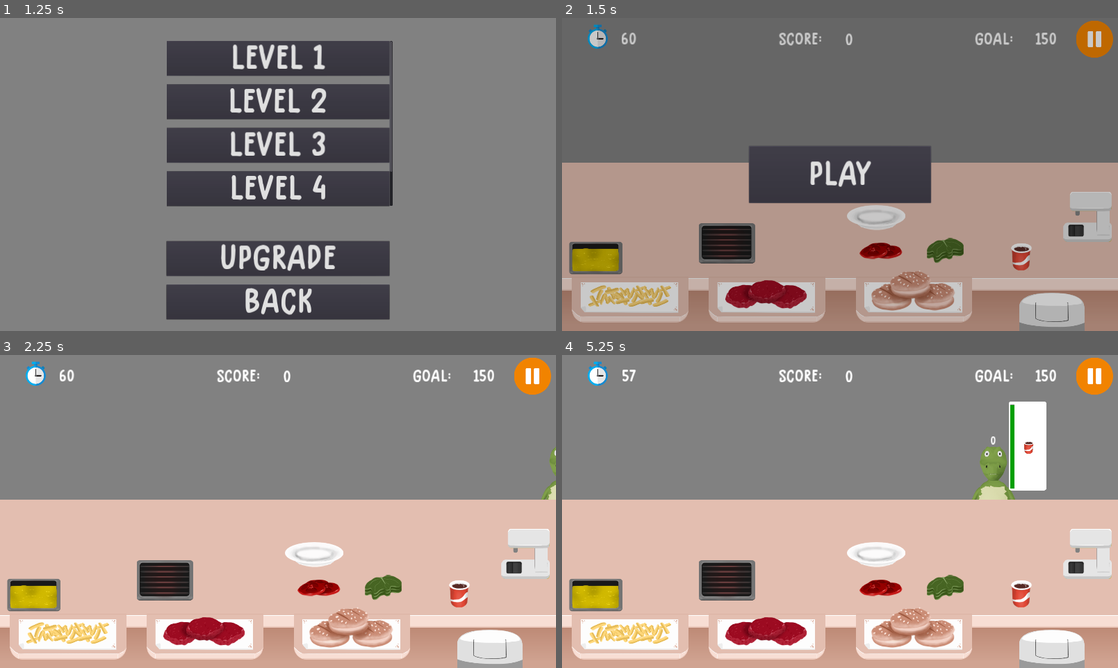
Above: before the commit, frames 1-4 (two rows, left to right).
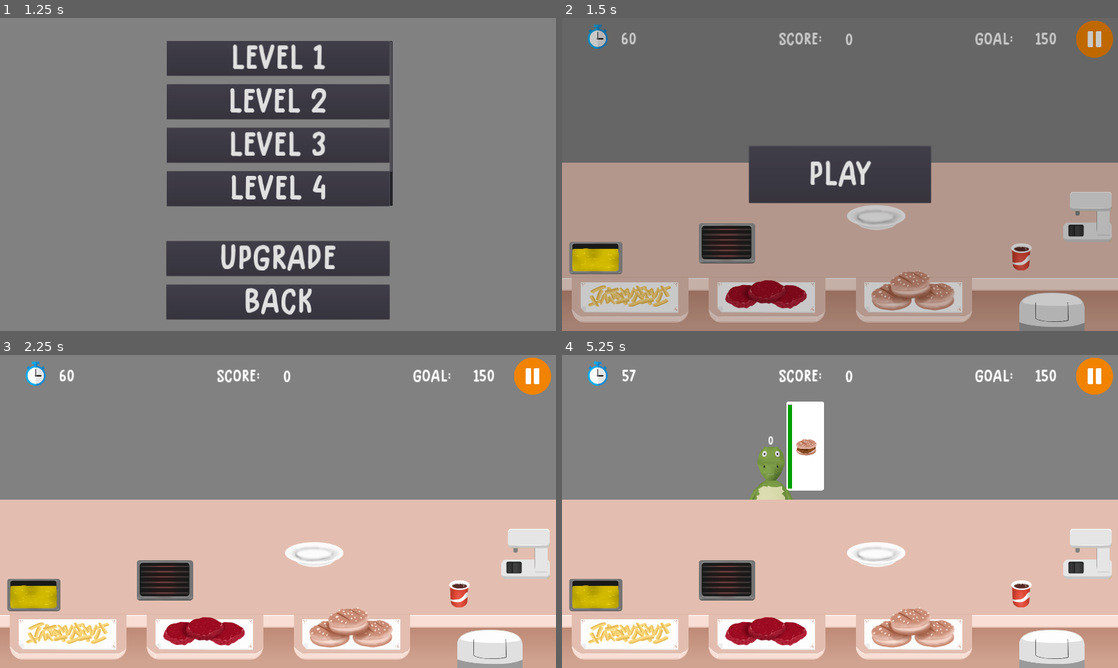
Above: after the commit, the same moments.

Repository: samuelpedrajas/MyVeganRestaurant
Game: Godot game, scene res://Scenes/Game.tscn
Two runs of this game, one before a commit and one after it. Both use one fixed random seed, a clock stepped at 60 frames per second and the inputs below.
Inputs:
- Up to frame 1 (1.25 s): click "Fast Food" at 0.5 s
- Up to frame 2 (1.5 s): click "Level 1" at 1.25 s
- Up to frame 3 (2.25 s): click "PLAY" at 2 s
- Up to frame 4 (5.25 s): click "Level 1" at 2.75 s; click "Level 2" at 3.5 s; click "Level 3" at 4.25 s; click "Level 4" at 5 s

Frame 1 is identical in both runs. In frame 2, 1.4% of the frame differs, in the area x 1-73%, y 65-82%; in frame 3, 0.9%; in frame 4, 6.1%, in the area x 33-88%, y 14-79%.

Commit message:
progress and fixes

Diff:
--- a/Scenes/FastFood/FastFood.tscn
+++ b/Scenes/FastFood/FastFood.tscn
@@ -124,11 +124,15 @@
 
 [node name="Grill1" parent="Main" instance=ExtResource( 14 )]
 position = Vector2( 569.541, 276.551 )
+z_index = 1
+z_as_relative = false
 kitchen = NodePath("../../../FastFood")
 
 [node name="Grill2" parent="Main" instance=ExtResource( 14 )]
 visible = false
 position = Vector2( 816.755, 275.438 )
+z_index = 1
+z_as_relative = false
 kitchen = NodePath("../../../FastFood")
 
 [node name="Grill3" parent="Main" instance=ExtResource( 14 )]
@@ -162,11 +166,15 @@
 
 [node name="Fryer1" parent="Main" instance=ExtResource( 6 )]
 position = Vector2( 116.526, 328 )
+z_index = 2
+z_as_relative = false
 platform = NodePath("../Platform1")
 
 [node name="Fryer2" parent="Main" instance=ExtResource( 6 )]
 visible = false
 position = Vector2( 116.526, 199 )
+z_index = 1
+z_as_relative = false
 platform = NodePath("../Platform2")
 
 [node name="Fryer3" parent="Main" instance=ExtResource( 6 )]
@@ -176,12 +184,16 @@
 
 [node name="Platform1" parent="Main" instance=ExtResource( 18 )]
 position = Vector2( 314.92, 326.429 )
+z_index = 2
+z_as_relative = false
 kitchen = NodePath("../../../FastFood")
 placeholder_position = Vector2( 0, 25 )
 
 [node name="Platform2" parent="Main" instance=ExtResource( 18 )]
 visible = false
 position = Vector2( 314.92, 198.429 )
+z_index = 1
+z_as_relative = false
 kitchen = NodePath("../../../FastFood")
 placeholder_position = Vector2( 0, 25 )
 
--- a/Scenes/Game.tscn
+++ b/Scenes/Game.tscn
@@ -5,7 +5,7 @@
 [ext_resource path="res://Scenes/KitchenUpgrades.tscn" type="PackedScene" id=3]
 [ext_resource path="res://Scripts/Game.gd" type="Script" id=4]
 [ext_resource path="res://Scripts/Status.gd" type="Script" id=5]
-[ext_resource path="res://Scripts/Upgrades.gd" type="Script" id=6]
+[ext_resource path="res://Scenes/KitchenConfigurations.tscn" type="PackedScene" id=6]
 
 [node name="Game" type="Control"]
 anchor_right = 1.0
@@ -18,8 +18,7 @@
 [node name="Status" type="Node" parent="."]
 script = ExtResource( 5 )
 
-[node name="Upgrades" type="Node" parent="."]
-script = ExtResource( 6 )
+[node name="KitchenConfigurations" parent="." instance=ExtResource( 6 )]
 
 [node name="KitchenSelection" parent="." instance=ExtResource( 1 )]
 
--- /dev/null
+++ b/Scenes/KitchenConfigurations.tscn
@@ -0,0 +1,76 @@
+[gd_scene load_steps=3 format=2]
+
+[ext_resource path="res://Scripts/KitchenConfigurations.gd" type="Script" id=1]
+
+[sub_resource type="GDScript" id=1]
+script/source = "extends Node
+
+
+var kitchen_config = {
+	\"Deliverables\": {
+		\"CompleteBurger\": {
+			\"Prices\": [100, 150, 200],
+			\"DiscardPrices\": [40, 60, 80],
+			\"RelatedDeliverables\": {
+				\"TomatoBurger\": {
+					\"Prices\": [70, 110, 150],
+					\"DiscardPrices\": [30, 50, 70]
+				},
+				\"LettuceBurger\": {
+					\"Prices\": [70, 110, 150],
+					\"DiscardPrices\": [30, 50, 70]
+				},
+				\"SimpleBurger\": {
+					\"Prices\": [50, 70, 100],
+					\"DiscardPrices\": []
+				}
+			},
+			\"RelatedSources\": {
+				\"TomatoSource\": { \"DiscardPrices\": [] },
+				\"LettuceSource\": { \"DiscardPrices\": [] },
+				\"BurgerSource\": { \"DiscardPrices\": [20, 30, 40] },
+				\"BreadSource\": { \"DiscardPrices\": [] }
+			}
+		},
+		\"Cola\": {
+			\"Prices\": [20, 40, 70], \"DiscardPrices\": [],
+			\"RelatedDeliverables\": {}, \"RelatedSources\": {}
+		},
+		\"Fries\": {
+			\"Prices\": [30, 50, 80], \"DiscardPrices\": [],
+			\"RelatedDeliverables\": {},
+			\"RelatedSources\": {
+				\"FriesSource\": { \"DiscardPrices\": [] },
+			}
+		}
+	},
+	\"Instruments\": {
+		\"Grill\": [
+			{ \"CookingTime\": 7, \"Slots\": 1 },
+			{ \"CookingTime\": 5, \"Slots\": 2 },
+			{ \"CookingTime\": 3, \"Slots\": 4 }
+		],
+		\"Fryer\": [
+			{ \"CookingTime\": 7, \"Slots\": 1 },
+			{ \"CookingTime\": 5, \"Slots\": 2 },
+			{ \"CookingTime\": 3, \"Slots\": 3 }
+		],
+		\"ColaPump\": [
+			{ \"CookingTime\": 7, \"Platforms\": 1, \"Slots\": 1 },
+			{ \"CookingTime\": 5, \"Platforms\": 2, \"Slots\": 1 },
+			{ \"CookingTime\": 3, \"Platforms\": 3, \"Slots\": 1 }
+		],
+		\"Plate\": [
+			{ \"Slots\": 1 },
+			{ \"Slots\": 2 },
+			{ \"Slots\": 4 },
+		]
+	}
+}
+"
+
+[node name="KitchenConfigurations" type="Node"]
+script = ExtResource( 1 )
+
+[node name="FastFood" type="Node" parent="."]
+script = SubResource( 1 )
--- a/Scripts/ClientArea.gd
+++ b/Scripts/ClientArea.gd
@@ -23,27 +23,6 @@
 var calculated_goal = null
 var average_time_for_client = null
 
-var prices = {
-	"Fries": 20,
-	"SimpleBurger": 30,
-	"TomatoBurger": 40,
-	"LettuceBurger": 40,
-	"CompleteBurger": 50,
-	"Cola": 10
-}
-var discard_prices = {
-	"TomatoBurger": 20,
-	"LettuceBurger": 20,
-	"CompleteBurger": 25,
-	"BurgerIngredient": 10
-}
-
-var category_order = {
-	"Complement": 0,
-	"Main": 1,
-	"Drink": 2
-}
-
 
 func start():
 	for _i in range(max_n_clients):
@@ -53,14 +32,6 @@
 	print("SECONDS: %s" % [current_time])
 
 
-func get_price(delivery_ref):
-	return prices[delivery_ref]
-
-
-func get_discard_price(delivery_ref):
-	return discard_prices[delivery_ref]
-
-
 func _get_random_delivery_from_category(cat):
 	var probabilities = level_config.delivery_probability[cat]
 	return Utils.weighted_random(
@@ -85,7 +56,7 @@
 		var cat = menu.get_delivery_category(delivery_ref)
 		orders_aux.append({
 			"delivery": delivery_ref,
-			"order": category_order[cat]
+			"order": menu.get_order(cat)
 		})
 	orders_aux = Utils.sort_by_attribute(orders_aux, "order", "asc")
 
@@ -110,12 +81,12 @@
 				continue
 			var cat = _get_random_category()
 			var selected_delivery_ref = _get_random_delivery_from_category(cat)
-			var profit = prices[selected_delivery_ref]
+			var profit = menu.get_base_price(selected_delivery_ref)
 
 			if guaranteed_coins + profit > calculated_goal:
 				var diff = (guaranteed_coins + profit) - calculated_goal
 				var sorted_delivery_refs = Utils.dict_to_sorted_tuple_list(
-					prices, "asc"
+					menu.get_base_prices(), "asc"
 				)
 				for t in sorted_delivery_refs:
 					var delivery_ref = t[0]
@@ -124,7 +95,7 @@
 						continue
 					if delivery_probability[cat][delivery_ref] == 0:
 						continue
-					var new_profit = prices[delivery_ref]
+					var new_profit = menu.get_base_price(delivery_ref)
 					if new_profit > diff:
 						profit = new_profit
 						selected_delivery_ref = delivery_ref
@@ -268,10 +239,11 @@
 		var references = []
 		var total = 0.0
 		for _order in _orders:
-			total += prices[_order.reference]
+			var profit = menu.get_base_price(_order.reference)
+			total += profit
 			references.append(
 				"%s = %s" % [
-					_order.reference, str(prices[_order.reference])
+					_order.reference, str(profit)
 				]
 			)
 		print("Total: %s, References: %s" % [str(total), str(references)])
--- a/Scripts/Delivery.gd
+++ b/Scripts/Delivery.gd
@@ -53,6 +53,6 @@
 	client.remove_delivery(client_delivery)
 	queue_free()
 
-func set_upgrade(machine_level, machine_upgrades):
-	self.upgrade = machine_level
+func set_config(level):
+	self.upgrade = level
 	print("Delivery upgraded")
--- a/Scripts/DrinkProvider.gd
+++ b/Scripts/DrinkProvider.gd
@@ -11,9 +11,9 @@
 	return $Placeholder.get_global_position()
 
 
-func set_upgrade(machine_level, machine_upgrades):
+func set_config(machine_level, machine_upgrades):
 	self.upgrade = machine_level
-	var n_platforms = machine_upgrades[machine_level]["Platforms"]
+	var n_platforms = machine_upgrades["Platforms"]
 	for i in range(platforms.size()):
 		platforms[i] = get_node(platforms[i])
 		if n_platforms <= i:
--- a/Scripts/Fryer.gd
+++ b/Scripts/Fryer.gd
@@ -32,7 +32,7 @@
 	$Timer.stop()
 
 
-func set_upgrade(machine_level, machine_upgrades):
+func set_config(machine_level, machine_upgrades):
 	self.upgrade = machine_level
 	print("Fryer upgraded")
 
--- a/Scripts/Game.gd
+++ b/Scripts/Game.gd
@@ -5,8 +5,8 @@
 	"FastFood": "res://Scenes/FastFood/FastFood.tscn"
 }
 
-onready var kitchen_upgrades_status = $Status
-onready var kitchen_upgrades = $Upgrades
+onready var status = $Status
+onready var kitchen_configurations = $KitchenConfigurations
 var kitchen = null
 
 
@@ -27,8 +27,8 @@
 	var kitchen_name = kitchen.get_name()
 	$KitchenUpgrades.open_screen(
 		kitchen,
-		kitchen_upgrades.get_kitchen_upgrades(kitchen_name),
-		kitchen_upgrades_status.get_kitchen_upgrade_status(kitchen_name)
+		kitchen_configurations.get_kitchen_configuration(kitchen_name),
+		status.get_kitchen_status(kitchen_name)
 	)
 
 
@@ -42,8 +42,8 @@
 	kitchen.call_deferred(
 		"open_screen",
 		level,
-		kitchen_upgrades.get_kitchen_upgrades(kitchen_name),
-		kitchen_upgrades_status.get_kitchen_upgrade_status(kitchen_name)
+		kitchen_configurations.get_kitchen_configuration(kitchen_name),
+		status.get_kitchen_status(kitchen_name)
 	)
 
 
--- a/Scripts/Grill.gd
+++ b/Scripts/Grill.gd
@@ -52,7 +52,7 @@
 	return $Placeholder.get_global_position()
 
 
-func set_upgrade(machine_level, machine_upgrades):
+func set_config(machine_level, machine_upgrades):
 	self.upgrade = machine_level
 	print("Grill upgraded")
 
--- a/Scripts/Ingredient.gd
+++ b/Scripts/Ingredient.gd
@@ -21,6 +21,6 @@
 	return get_child(self.level).destination
 
 
-func set_upgrade(machine_level, machine_upgrades):
+func set_config(machine_level):
 	self.upgrade = machine_level
 	print("Ingredient upgraded")
--- a/Scripts/IngredientSource.gd
+++ b/Scripts/IngredientSource.gd
@@ -39,6 +39,6 @@
 		_send_to_group()
 
 
-func set_upgrade(machine_level, machine_upgrades):
+func set_config(machine_level):
 	self.upgrade = machine_level
 	print("IngredientSource upgraded")
--- a/Scripts/Kitchen.gd
+++ b/Scripts/Kitchen.gd
@@ -10,13 +10,13 @@
 onready var menu = $Menu
 
 
-func open_screen(level_config, upgrades, status):
-	for group_name in level_config.unavailable_nodes:
-		var nodes = get_tree().get_nodes_in_group(group_name)
-		for node in nodes:
-			node.hide()
-	_configure_upgrades(upgrades, status)
+func open_screen(level_config, kitchen_config, kitchen_status):
+	_configure_instruments(kitchen_config, kitchen_status)
+	_hide_unused_nodes(level_config)
+
+	menu.configure_deliverables(kitchen_config, kitchen_status)
 	client_area.prepare_game(level_config)
+
 	self.time = level_config.max_time
 	get_tree().set_pause(true)
 	get_tree().get_root().connect("size_changed", self, "_on_size_changed")
@@ -27,38 +27,28 @@
 	show()
 
 
-func _upgrade_group(group_name, status, upgrades_dict=null):
-	var upgrades = null
-	var n_slots = 99
-	if upgrades_dict != null:
-		upgrades = upgrades_dict[group_name]
-		if "Slots" in upgrades[status]:
-			n_slots = upgrades[status]["Slots"]
-
-	var nodes = get_tree().get_nodes_in_group(group_name)
-	for i in range(nodes.size()):
-		if i == n_slots:
-			break
-		var node = nodes[i]
-		if group_name != "Plate":
-			node.set_upgrade(status, upgrades)
-		node.show()
-
-
-func _configure_upgrades(upgrades, status):
-	# Upgrade machines and ingredient providers
-	var group_names = ["Machines", "IngredientSources"]
-	for group_name in group_names:
-		var upgrades_dict = null
-		if group_name in upgrades:
-			upgrades_dict = upgrades[group_name]
-		var status_dict = status[group_name]
-		for item_name in status_dict.keys():
-			var _status = status_dict[item_name]
-			_upgrade_group(item_name, _status, upgrades_dict)
-
-	# Unlock plates
-	_upgrade_group("Plate", status["Plate"], upgrades)
+func _hide_unused_nodes(level_config):
+	for group_name in level_config.unavailable_nodes:
+		var nodes = get_tree().get_nodes_in_group(group_name)
+		for node in nodes:
+			node.hide()
+
+
+func _configure_instruments(kitchen_config, kitchen_status):
+	var instruments = kitchen_config["Instruments"]
+	var status = kitchen_status["Instruments"]
+	for instrument_name in instruments.keys():
+		var instrument_level = status[instrument_name]
+		var instrument_info = instruments[instrument_name][instrument_level]
+		var n_slots = instrument_info["Slots"]
+		var nodes = get_tree().get_nodes_in_group(instrument_name)
+		for i in range(nodes.size()):
+			if i == n_slots:
+				break
+			var node = nodes[i]
+			if instrument_info.size() > 1:
+				node.set_config(instrument_level, instrument_info)
+			node.show()
 
 
 func _custom_client_sort(c1, c2):
@@ -133,7 +123,7 @@
 			for _delivery in client.get_deliveries():
 				for delivery in escenario.duplicate():
 					if delivery.reference == _delivery.reference:
-						reward_deliveries[plate] += client_area.get_price(delivery.reference)
+						reward_deliveries[plate] += menu.get_price(delivery.reference)
 						escenario.erase(delivery)
 						break
 		var winners = []
@@ -180,7 +170,7 @@
 	client.receive_delivery(delivery)
 	$Main.add_child(delivery)
 	delivery.deliver(origin.get_throw_position())
-	add_score(client_area.get_price(delivery.reference))
+	add_score(menu.get_price(delivery.reference))
 
 
 func throw_to_bin(item, origin):
@@ -188,8 +178,8 @@
 		print("This item is not throwable")
 		return
 
-	print("%s points losed" % client_area.get_discard_price(item.reference))
-	substract_score(client_area.get_discard_price(item.reference))
+	print("%s points losed" % [menu.get_discard_price(item.reference)])
+	substract_score(menu.get_discard_price(item.reference))
 	origin.drop_item()
 	$Main.add_child(item)
 	$Main/Bin.throw_item(item, origin)
--- /dev/null
+++ b/Scripts/KitchenConfigurations.gd
@@ -0,0 +1,7 @@
+extends Node
+
+
+func get_kitchen_configuration(kitchen_name):
+	for kitchen_config_node in get_children():
+		if kitchen_name == kitchen_config_node.get_name():
+			return kitchen_config_node.kitchen_config
--- a/Scripts/Menu.gd
+++ b/Scripts/Menu.gd
@@ -1,11 +1,80 @@
 extends Node2D
 
+var _delivery_category = {}
+var _delivery_name_to_delivery = {}
+var _prices = {}
+var _discard_prices = {}
+var _delivery_upgrade = {}
 
-func get_new_delivery_name(delivery, ingredient):
-	var new_delivery = _get_new_delivery(delivery, ingredient)
-	if new_delivery == null:
-		return null
-	return new_delivery.reference
+
+func _ready():
+	for category in get_children():
+		for _delivery in category.get_children():
+			var delivery_name = _delivery.get_name()
+			var category_name = category.get_name()
+			_delivery_category[delivery_name] = category_name
+			_delivery_name_to_delivery[delivery_name] = _delivery
+
+
+func get_base_prices():
+	var base_prices = {}
+	for delivery_name in _prices.keys():
+		base_prices[delivery_name] = _prices[delivery_name][0]
+	return base_prices
+
+
+func get_price(delivery_ref):
+	return _prices[delivery_ref][_delivery_upgrade[delivery_ref]]
+
+
+func get_base_price(delivery_ref):
+	return _prices[delivery_ref][0]
+
+
+func get_discard_price(delivery_ref):
+	return _discard_prices[delivery_ref][_delivery_upgrade[delivery_ref]]
+
+
+func get_order(category_name):
+	return get_node(category_name).get_position_in_parent()
+
+
+func configure_deliverables(kitchen_config, kitchen_status):
+	var deliverables = kitchen_config["Deliverables"]
+	var status = kitchen_status["Deliverables"]
+	for deliverable_name  in deliverables.keys():
+		var deliverable_level = status[deliverable_name]
+		var deliverable_info = deliverables[deliverable_name]
+
+		# config main
+		var delivery = _delivery_name_to_delivery[deliverable_name]
+		delivery.set_config(deliverable_level)
+		_delivery_upgrade[deliverable_name] = deliverable_level
+		_prices[deliverable_name] = deliverable_info["Prices"]
+		_discard_prices[deliverable_name] = deliverable_info["DiscardPrices"]
+
+		# config related
+		var related_deliverables = deliverable_info["RelatedDeliverables"]
+		for _deliverable_name in related_deliverables.keys():
+			var related_info = related_deliverables[_deliverable_name]
+			delivery = _delivery_name_to_delivery[_deliverable_name]
+			delivery.set_config(deliverable_level)
+			_delivery_upgrade[_deliverable_name] = deliverable_level
+			_prices[_deliverable_name] = related_info["Prices"]
+			_discard_prices[_deliverable_name] = related_info["DiscardPrices"]
+
+		# config ingredient sources
+		var related_sources = deliverable_info["RelatedSources"]
+		for _source_name in related_sources.keys():
+			var sources = get_tree().get_nodes_in_group(_source_name)
+			var source_config = related_sources[_source_name]
+			for source in sources:
+				source.set_config(deliverable_level)
+				source.ingredient.set_config(deliverable_level)
+
+				var ingredient_name = source.ingredient.reference
+				_delivery_upgrade[ingredient_name] = deliverable_level
+				_discard_prices[ingredient_name] = source_config["DiscardPrices"]
 
 
 func get_new_delivery(delivery, ingredient):
@@ -16,19 +85,11 @@
 
 
 func get_delivery(reference):
-	for category in get_children():
-		for _delivery in category.get_children():
-			if _delivery.reference == reference:
-				return _delivery
-	return null
+	return _delivery_name_to_delivery[reference]
 
 
 func get_delivery_category(reference):
-	for category in get_children():
-		for _delivery in category.get_children():
-			if _delivery.reference == reference:
-				return category.get_name()
-	return null
+	return _delivery_category[reference]
 
 
 func _get_new_delivery(delivery, ingredient):
@@ -37,8 +98,7 @@
 		ingredients += delivery.ingredients
 	ingredients.append(ingredient.get_level_reference())
 
-	for category in get_children():
-		for _delivery in category.get_children():
-			if Utils.arrays_have_same_content(ingredients, _delivery.ingredients):
-				return _delivery
+	for _delivery in _delivery_name_to_delivery.values():
+		if Utils.arrays_have_same_content(ingredients, _delivery.ingredients):
+			return _delivery
 	return null
--- a/Scripts/Status.gd
+++ b/Scripts/Status.gd
@@ -1,33 +1,23 @@
 extends Node
 
 
-var kitchen_upgrades = {
+var coins = 0
+var kitchen_status = {
 	"FastFood": {
-		"Machines": {
+		"Deliverables": {
+			"Cola": 0,
+			"CompleteBurger": 0,
+			"Fries": 0
+		},
+		"Instruments": {
 			"Grill": 0,
 			"Fryer": 0,
-			"ColaPump": 0
-		},
-		"Deliveries": {
-			"BurgerBread": 0,
-			"Cola": 0,
-			"CompleteBurger": 0,
-			"Fries": 0,
-			"LettuceBurger": 0,
-			"TomatoBurger": 0,
-			"SimpleBurger": 0
-		},
-		"IngredientSources": {
-			"BreadSource": 0,
-			"FriesSource": 0,
-			"BurgerSource": 0,
-			"LettuceSource": 0,
-			"TomatoSource": 0
-		},
-		"Plate": 0
+			"ColaPump": 0,
+			"Plate": 0
+		}
 	}
 }
 
 
-func get_kitchen_upgrade_status(kitchen_name):
-	return kitchen_upgrades[kitchen_name]
+func get_kitchen_status(kitchen_name):
+	return kitchen_status[kitchen_name]
--- a/Scripts/Upgrades.gd
+++ /dev/null
@@ -1,67 +0,0 @@
-extends Node
-
-
-var coins = 0
-var kitchen_upgrades = {
-	"FastFood": {
-		"Machines": {
-			"Grill": [
-				{
-					"CookingTime": 7,
-					"Slots": 1
-				},
-				{
-					"CookingTime": 5,
-					"Slots": 2
-				},
-				{
-					"CookingTime": 3,
-					"Slots": 4
-				}
-			],
-			"Fryer": [
-				{
-					"CookingTime": 7,
-					"Slots": 1
-				},
-				{
-					"CookingTime": 5,
-					"Slots": 2
-				},
-				{
-					"CookingTime": 3,
-					"Slots": 3
-				}
-			],
-			"ColaPump": [
-				{
-					"CookingTime": 7,
-					"Platforms": 1
-				},
-				{
-					"CookingTime": 5,
-					"Platforms": 2
-				},
-				{
-					"CookingTime": 3,
-					"Platforms": 3
-				}
-			]
-		},
-		"Plate": [
-			{
-				"Slots": 1
-			},
-			{
-				"Slots": 2
-			},
-			{
-				"Slots": 4
-			},
-		]
-	}
-}
-
-
-func get_kitchen_upgrades(kitchen_name):
-	return kitchen_upgrades[kitchen_name]
